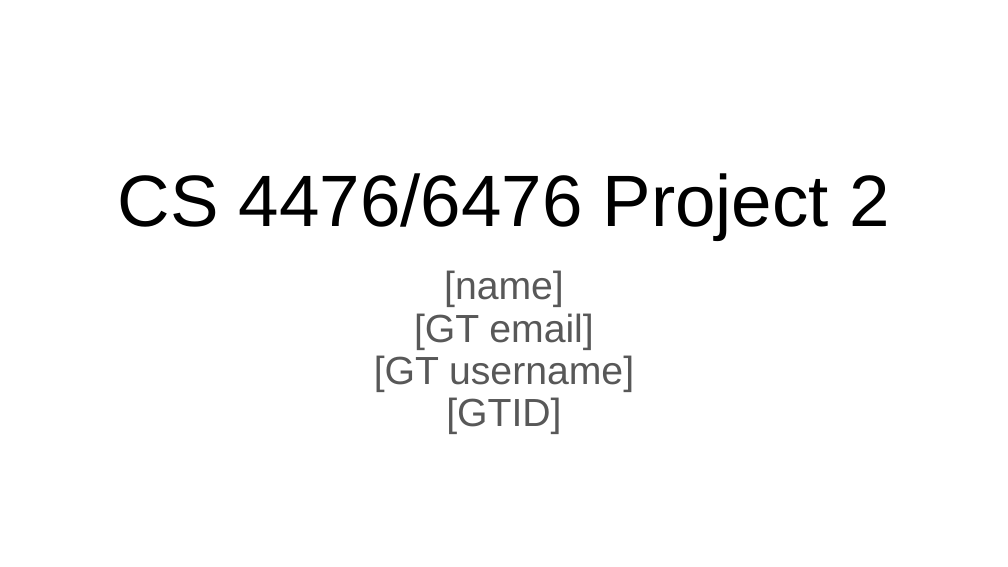
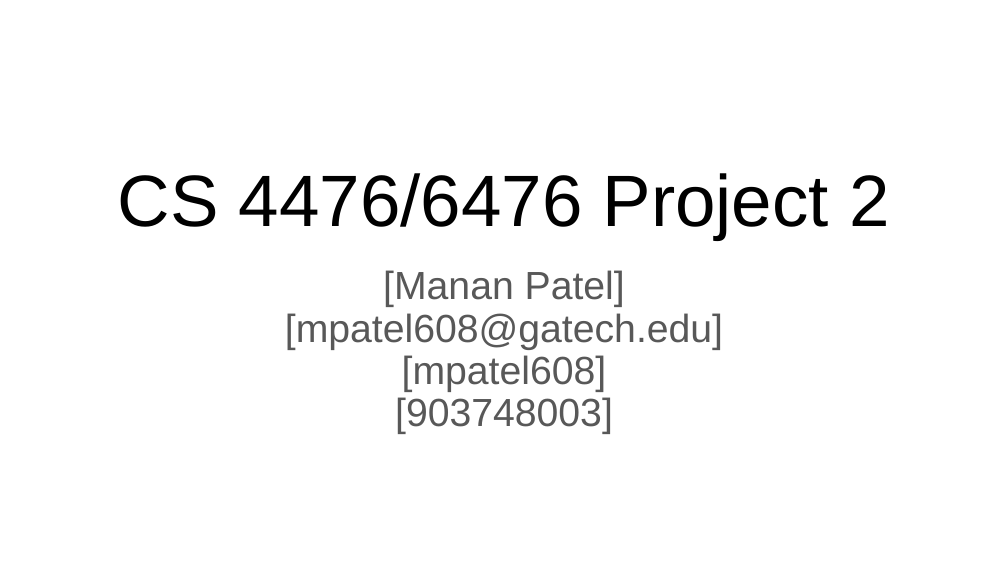
Before and after one commit to m-a-c-e/Computer-Vision, a slide deck: slide 1 of project-2/docs/proj2_report.pptx. Drawn at 1008x567 pixels with LibreOffice and Linux fonts; fonts in the diff are those of the drawing. Boxes give left, top, right and bottom in pixels: in the first picture for what was removed or moved away, otherwise in the second. Text is boxed around its words. In the diff, an @@ line names an element or a change of style, - is before the commit and + after.

```diff
--- a/project-2/docs/proj2_report.pptx
+++ b/project-2/docs/proj2_report.pptx
@@ text at [285,270,723,434]: text changed @@
-[name]
-[GT email]
-[GT username]
-[GTID]
+[Manan Patel]
+[mpatel608@gatech.edu]
+[mpatel608]
+[903748003]
```
Also in this commit, not shown: 18 other slides changed, 32 other files.
